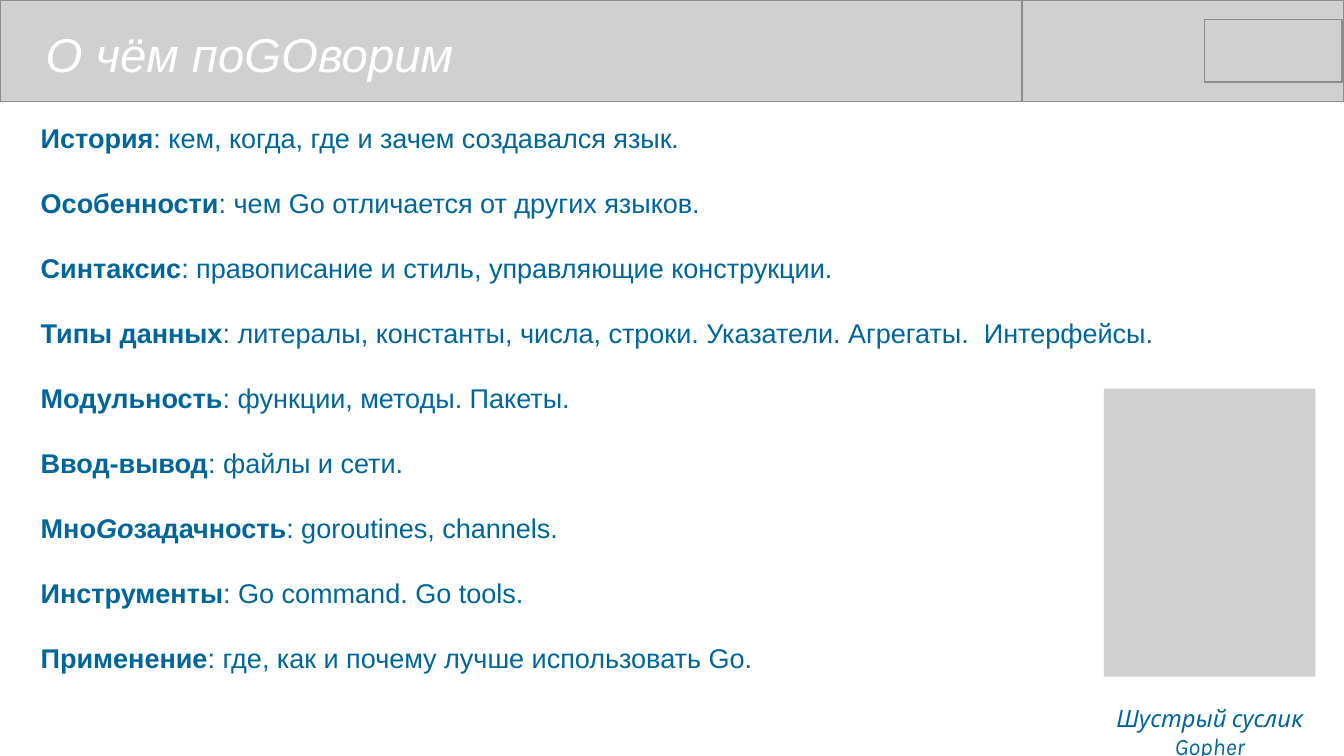
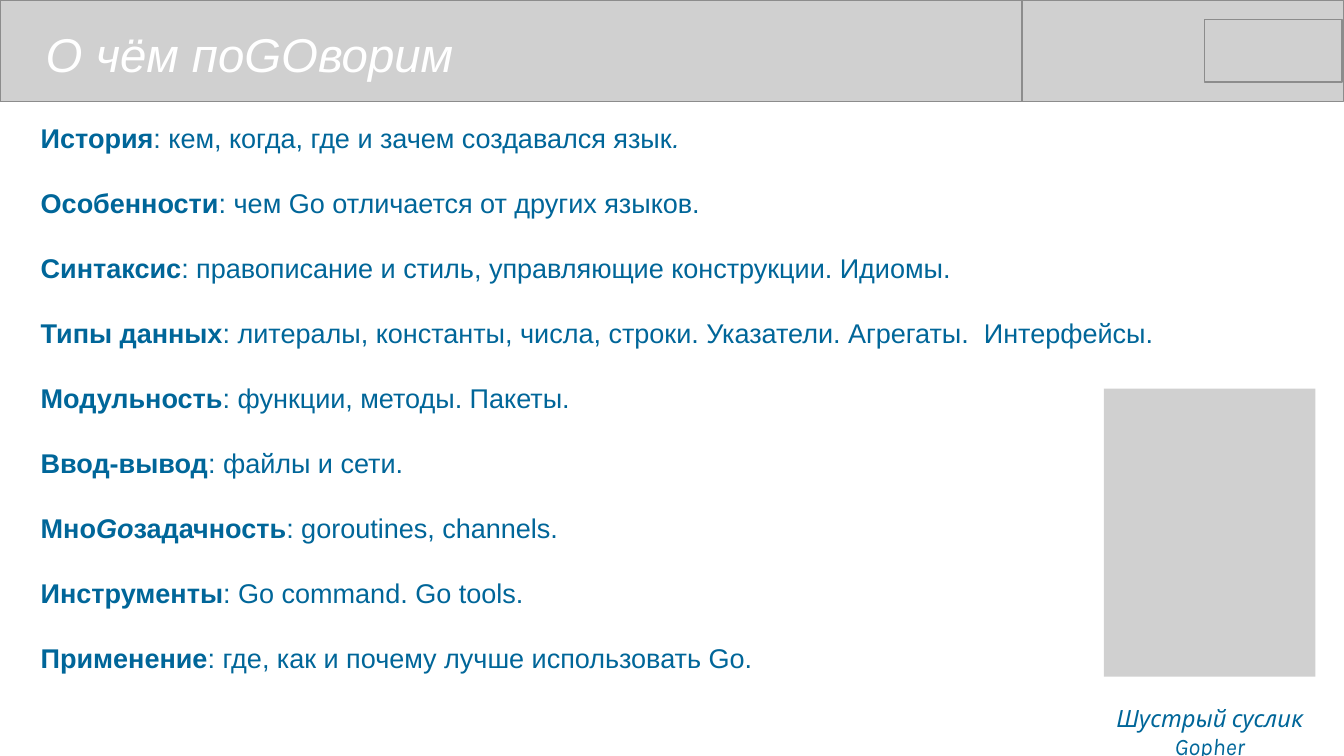
Before and after one commit to mike-shock/Go_language, a slide deck: slide 2 of Go_Intro.odp. Drawn at 1344x756 pixels with LibreOffice and Linux fonts; fonts in the diff are those of the drawing; grey boxes stand for pictures. Boxes give left, top, right and bottom in pixels: in the first picture for what was removed or moved away, otherwise in the second. Text is boxed around its words. In the diff, an @@ line names an element or a change of style, - is before the commit and + after.

```diff
--- a/Go_Intro.odp
+++ b/Go_Intro.odp
@@ text at <box>41,259,951,283</box>: text changed @@
-Синтаксис: правописание и стиль, управляющие конструкции.
+Синтаксис: правописание и стиль, управляющие конструкции. Идиомы.
```
Also in this commit, not shown: 3 other slides changed, 1 slide added, 1 other file.
